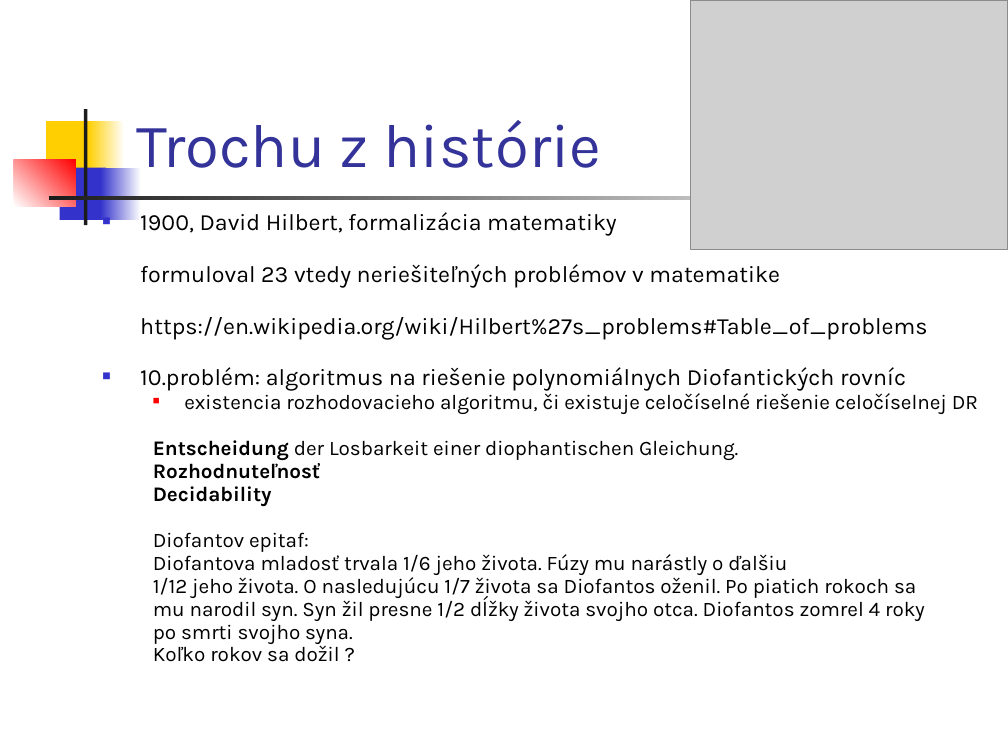
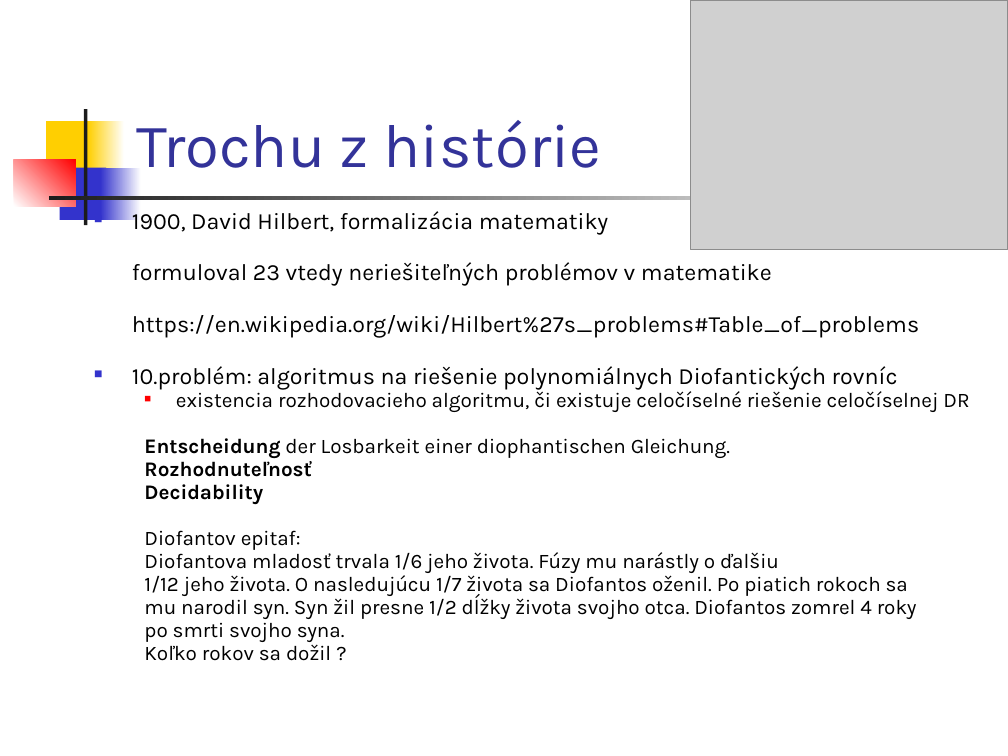
Before and after one commit to Funkcionalne/Prednasky, a slide deck: slide 3 of 05/05_fpro.ppt (slide 4 before the commit). Drawn at 1008x756 pixels with LibreOffice and Linux fonts; fonts in the diff are those of the drawing; grey boxes stand for pictures. Boxes give left, top, right and bottom in pixels: in the first picture for what was removed or moved away, otherwise in the second. Text is boxed around its words. In the diff, an @@ line names an element or a change of style, - is before the commit and + after.

```diff
--- a/05/05_fpro.ppt
+++ b/05/05_fpro.ppt
@@ text "1900, David Hilbert, formalizácia matematiky": place and size @@
-text "1900, David Hilbert, formalizácia matematiky" at (140, 212, 978, 662)
+text "1900, David Hilbert, formalizácia matematiky" at (132, 208, 969, 661)
```
Also in this commit, not shown: 4 other slides changed, 1 slide removed, 2 other files.
